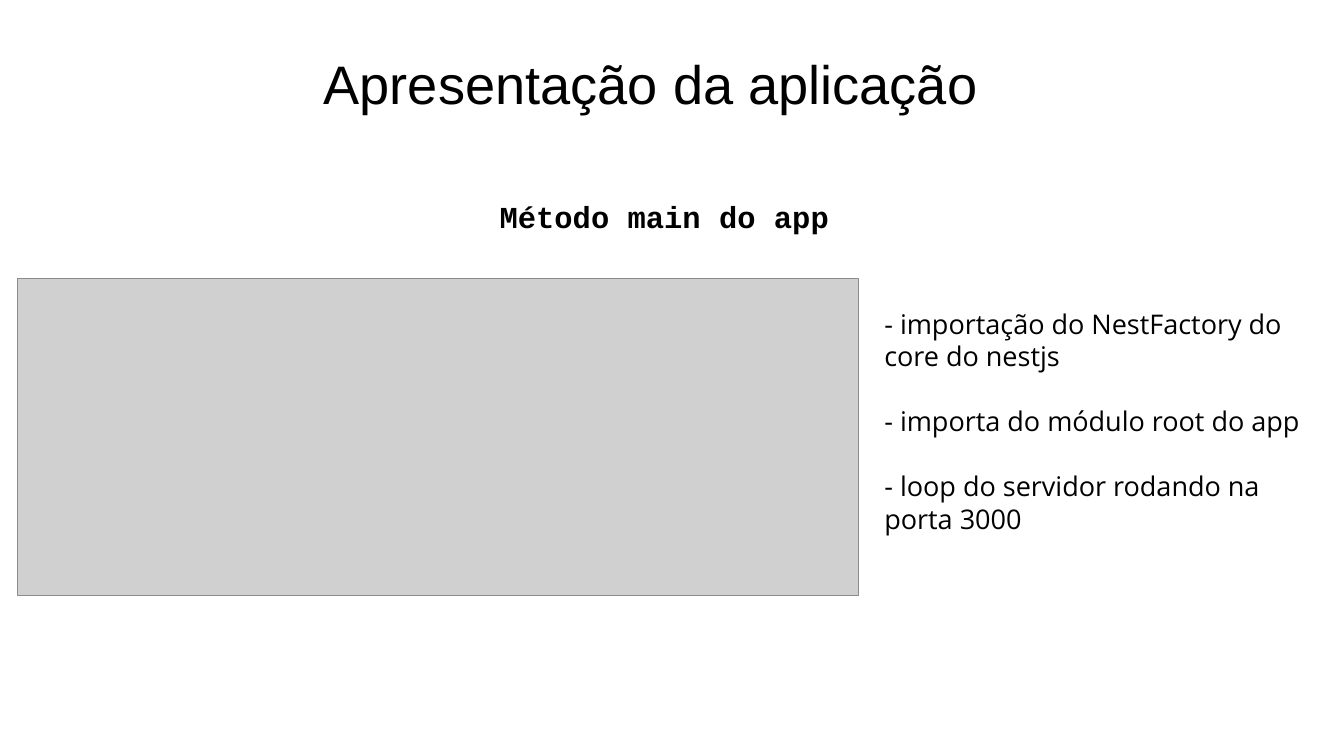
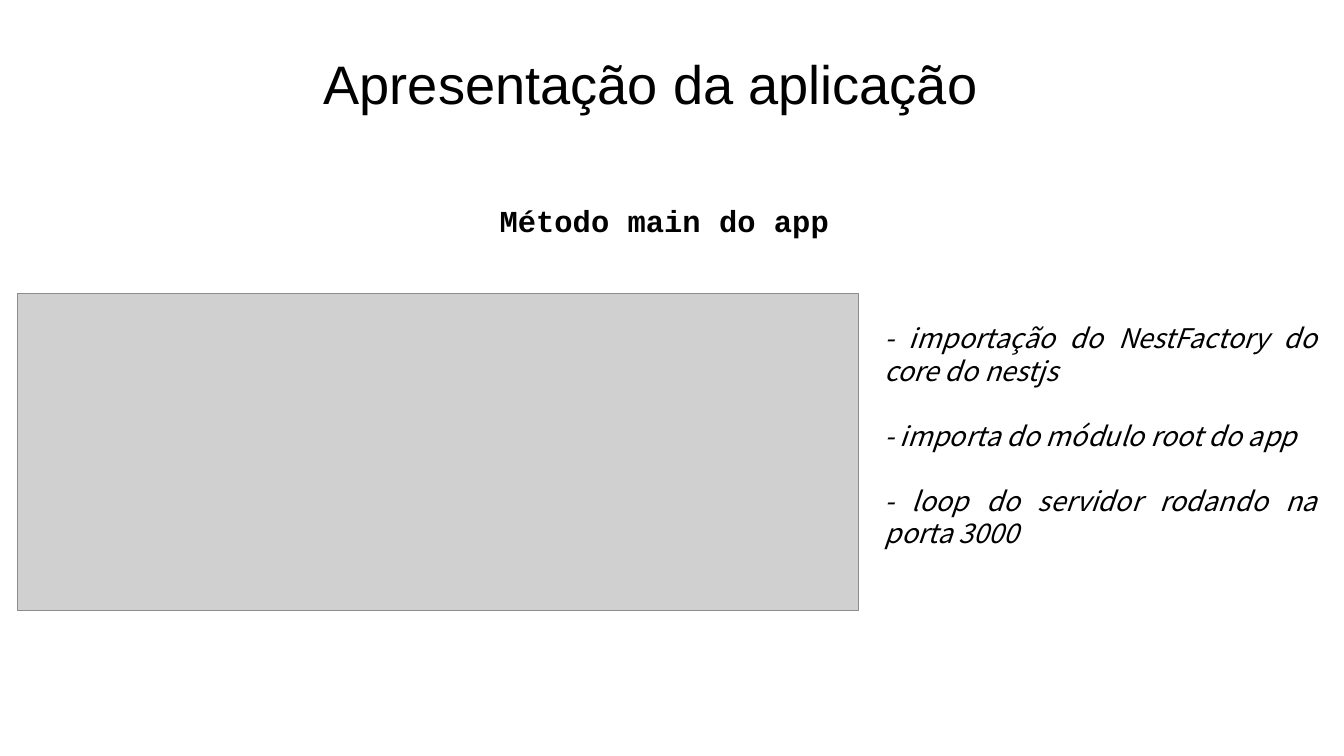
Before and after one commit to and2carvalho/cepJS, a slide deck: slide 3 of apesentacaoNestJS.pptx. Drawn at 1344x756 pixels with LibreOffice and Linux fonts; fonts in the diff are those of the drawing; grey boxes stand for pictures. Boxes give left, top, right and bottom in pixels: in the first picture for what was removed or moved away, otherwise in the second. Text is boxed around its words. In the diff, an @@ line names an element or a change of style, - is before the commit and + after.

```diff
--- a/apesentacaoNestJS.pptx
+++ b/apesentacaoNestJS.pptx
@@ text "Método main do app": place and size @@
-text "Método main do app" at bbox=[500, 206, 829, 235]
+text "Método main do app" at bbox=[500, 210, 829, 239]
@@ picture: place and size @@
-picture at bbox=[17, 279, 859, 596]
+picture at bbox=[17, 294, 859, 611]
@@ text "- importação do NestFactory do ...": place and size @@
-text "- importação do NestFactory do ..." at bbox=[884, 313, 1299, 536]
+text "- importação do NestFactory do ..." at bbox=[884, 326, 1317, 550]
@@ text "- importação do NestFactory do ..." at bbox=[884, 326, 1317, 550]: font Open Sans to Noto Sans CJK KR, italic on; alignment left to justified @@
```
Also in this commit, not shown: 6 other slides changed, 1 slide added.
